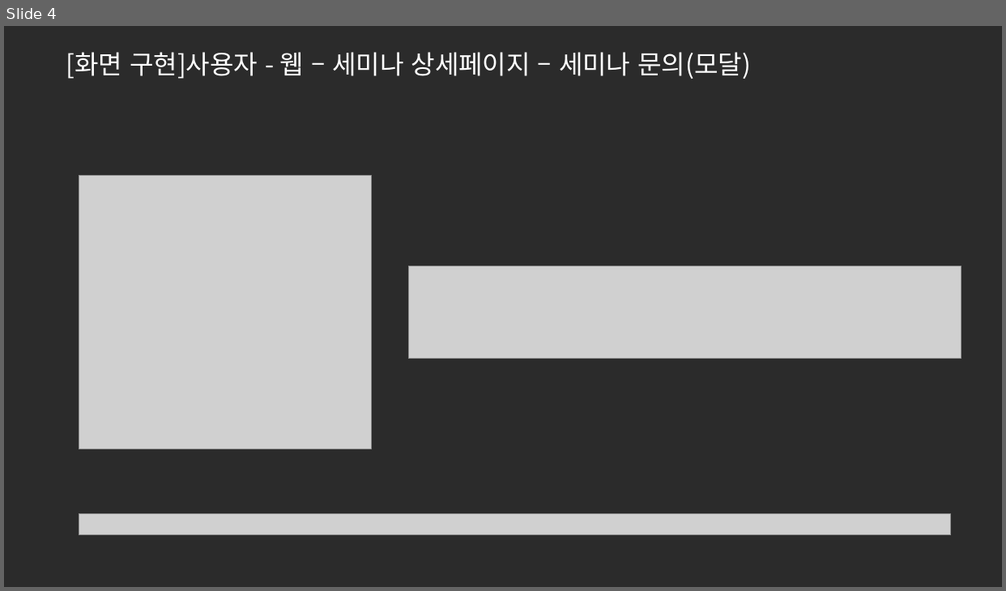
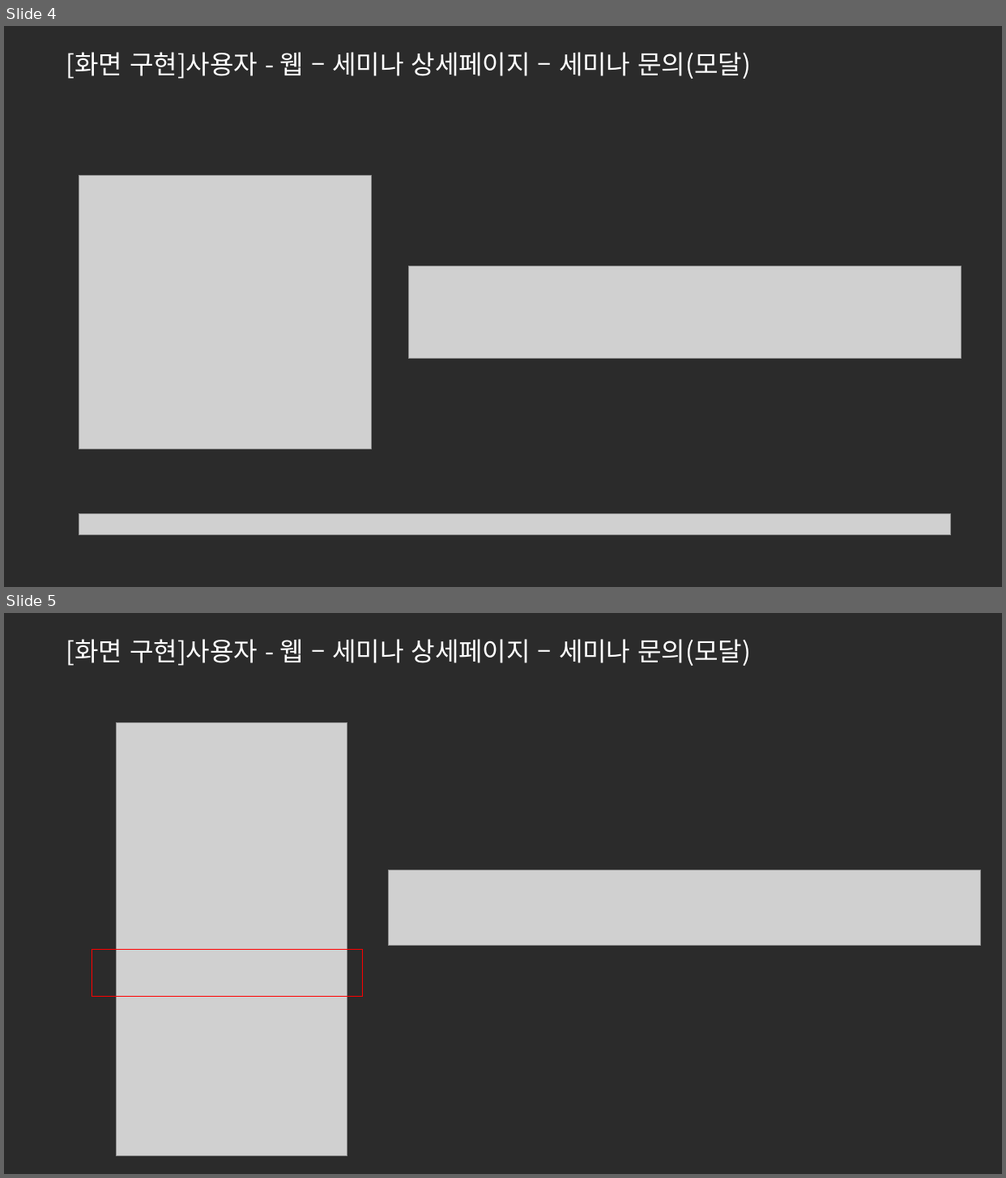
Before and after one commit to ezenteam2/e-Zone, a slide deck: 0 발표용 파워포인트/0501 5차발표/0501 project05 - 파워포인트 - 서희.pptx. Shown one above the other, each under a label of ours: slide 4 before the commit, slides 4 and 5 after it. The pictures are 1006x591 and 1006x1178 pixels, drawn with LibreOffice and Linux fonts; fonts in the diff are those of the drawing; grey boxes stand for pictures; background and template pictures are left out; a plain dark background stands for a picture behind light text. Boxes give left, top, right and bottom in pixels: in the first picture for what was removed or moved away, otherwise in the second. Text is boxed around its words. In the diff, an @@ line names an element or a change of style, - is before the commit and + after.

```diff
--- a/0 발표용 파워포인트/0501 5차발표/0501 project05 - 파워포인트 - 서희.pptx
+++ b/0 발표용 파워포인트/0501 5차발표/0501 project05 - 파워포인트 - 서희.pptx
@@ slide 5 added at (x1=4, y1=613, x2=1002, y2=1174), background picture (left out) @@
@@ text added at (x1=66, y1=639, x2=751, y2=666), 25 pt, text #FFFFFF @@
+[화면 구현]사용자 - 웹 – 세미나 상세페이지 – 세미나 문의(모달)
@@ picture added at (x1=117, y1=723, x2=347, y2=1157) @@
@@ picture added at (x1=388, y1=871, x2=980, y2=946) @@
@@ rectangle added at (x1=91, y1=950, x2=363, y2=997), outline #FF0000 1 pt @@
```
